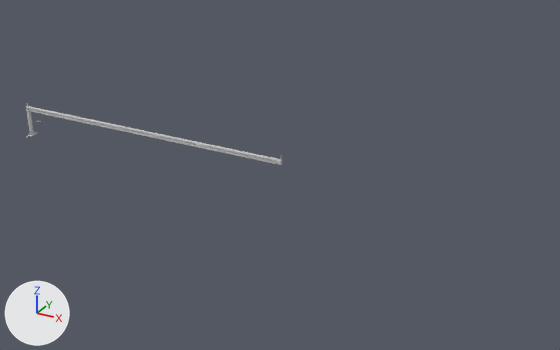
What one commit did to the FBX model Assets/Project/3D_Object/Track/軌道.FBX.
Rendered twice from a 50 mm lens placed at (51.5, -31.6, 19.0), pointed at (30.5, 6.6, -0.1). Arrows for +X, +Y and +Z are at lower left; the lights stay in place. Where no turn or scale is listed for an object, it has been applied to the vertices. Vertices at the same position are counted once.

In view in the first picture: '軌道'.
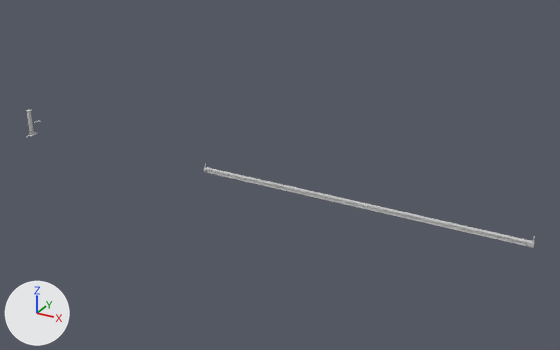
The newer file is also turned or shifted as a whole; pictures and numbers use the older file's frame.

Location of each change, (x1, y1, x2, y2) in pixels of the pictures (560 x 350 px; the box of a moved part takes in the faces that stretch with it):
```json
{"object": "軌道", "change": "reshaped", "before": [26, 103, 283, 165], "after": [204, 163, 535, 248], "on screen": "29% wider, 37% taller"}
{"part": 1, "of": "me_mesh", "change": "moved or reshaped", "before": [26, 106, 283, 165], "after": [204, 167, 535, 248]}
{"part": 2, "of": "me_mesh", "change": "moved or reshaped", "before": [31, 111, 275, 164], "after": [207, 169, 526, 242]}
{"part": 3, "of": "me_mesh", "change": "moved or reshaped", "before": [30, 108, 274, 160], "after": [207, 172, 526, 246]}
{"part": 4, "of": "me_mesh", "change": "moved or reshaped", "before": [31, 109, 273, 161], "after": [207, 170, 525, 243]}
```

The change, as JSON lines over the scene's bpy script:
```json
{"block": "me_mesh", "where": "me_mesh.from_pydata(...)  # 3250 vertices, 6665 faces; spans x -10.3..10.3, y -0.2..0.1, z 1.8..2.4"}
{"block": "me_mesh", "where": "# used by ob_軌道; location = (20.82, 5.73, -0.83)"}
{"block": "me_mesh", "change": "me_mesh part 1: the loose piece of 64 vertices spanning x -10.3..10.3, y -0.1..0.1, z 1.8..2.1 is moved by (14.8, 0.3, -1.8)"}
{"block": "me_mesh", "change": "me_mesh part 2: the loose piece of 28 vertices spanning x -10.1..9.9, y -0.1, z 1.9 is moved by (14.8, 0.3, -1.6)"}
{"block": "me_mesh", "change": "me_mesh part 3: the loose piece of 28 vertices spanning x -10.1..9.9, y -0.1, z 2.1 is moved by (14.8, 0.3, -2.0)"}
{"block": "me_mesh", "change": "me_mesh part 4: the loose piece of 8 vertices spanning x -10.0..10.0, y -0.1, z 2.0 is moved by (14.8, 0.3, -1.8)"}
```
